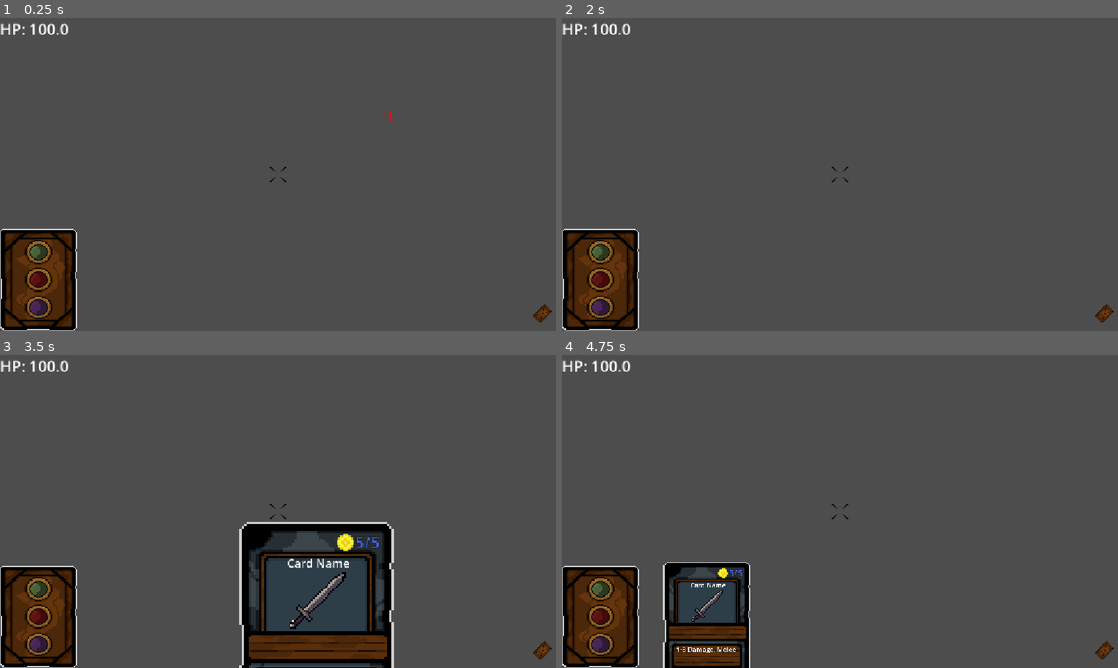
Above: before the commit, frames 1-4 (two rows, left to right).
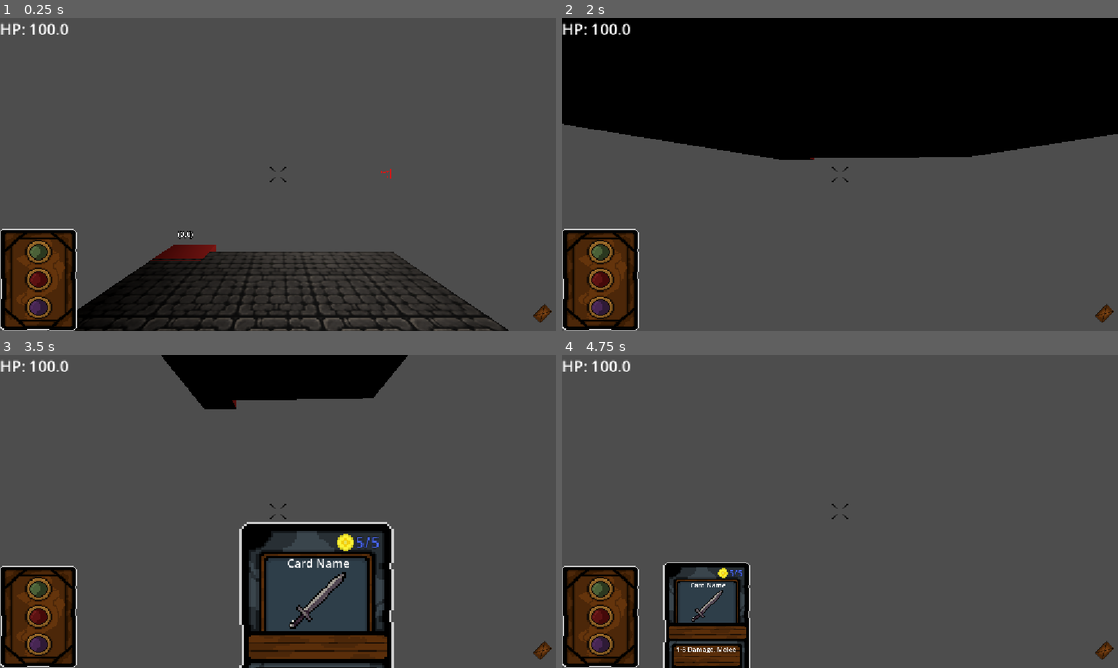
Above: after the commit, the same moments.

Repository: breitenbach128/dark-crawl
Game: Godot game, scene res://main.tscn
The game is run twice, just before and just after one commit, with the same random seed, the same clock (stepped at 60 frames per second) and the same inputs. Sound files missing from this copy of the repository are replaced by a short silence.
Inputs (mouse positions are in pixels of both pictures, inside the frame that each line leads up to):
- Up to frame 1 (0.25 s): no input
- Up to frame 2 (2 s): tap Enter at 0.5 s; move the mouse to (867, 174) at 0.52 s; hold Shift (dash) 0.53-1.28 s; hold W (move_forward) from 0.53 s (still down); click (867, 174) at 0.67 s; tap Space (jump) at 0.77, 1.25, 1.52 s; move the mouse to (812, 174) at 1.27 s; tap N (discard_card_force) at 1.35 s
- Up to frame 3 (3.5 s): keep holding W (move_forward); move the mouse to (289, 505) at 2.02 s; tap B (draw_card_force) at 2.1 s; move the mouse to (272, 517) at 2.77 s; tap E (select_next_card) at 2.85 s; click (272, 517) at 2.92 s; tap Space (jump) at 3.02 s
- Up to frame 4 (4.75 s): keep holding W (move_forward); move the mouse to (878, 514) at 3.52 s; hold Q (select_prev_card) 3.53-4.28 s; tap Space (jump) at 3.77, 4.52 s; move the mouse to (795, 508) at 4.27 s; tap Shift (dash) at 4.35 s

The runs differ from the first frame. In frame 1, 14% of the frame differs, in the area x 8-92%, y 29-100%; in frame 2, 42%, in the area x 0-100%, y 0-46%; in frame 3, 5.6%; in frame 4, nothing differs.

Commit message:
More state machine stuff and some attack code for enemies

Diff:
--- a/World/MapGenerator/dungeon_generator.gd
+++ b/World/MapGenerator/dungeon_generator.gd
@@ -6,7 +6,7 @@
 
 var map_size : Rect2i = Rect2i(0,0,10,10)
 var map_tiles : Array = []
-var tile_size: Vector2i = Vector2i(5,5) # 5m x 5m
+var tile_size: Vector2i = Vector2i(1,1) # 1m x 1m
 var room_list : Array[RoomData] = []
 var room_attempt_count : int = 3
 
@@ -14,7 +14,7 @@
 	astar_grid.region = map_size
 	astar_grid.cell_size = tile_size
 	astar_grid.diagonal_mode = AStarGrid2D.DIAGONAL_MODE_NEVER # Disable diagonals
-	astar_grid.heuristic = AStarGrid2D.HEURISTIC_MANHATTAN     # Best for 4-way grids
+	astar_grid.default_estimate_heuristic  = AStarGrid2D.HEURISTIC_MANHATTAN
 	astar_grid.update() #Required after change
 
 func set_cell(cell: CellData):
@@ -26,29 +26,60 @@
 	init_grid()
 	#Create map of empty tiles
 	for j in range(0,map_size.size.y):
+		var row_array = []
 		for i in range(0,map_size.size.x):
 			var cell = CellData.new()
 			cell.type = CellData.TILETYPE.EMPTY
 			cell.position = Vector2i(i,j)
-			map_tiles[i][j] = cell
+			#print(i," ",j)
+			row_array.append(cell)
+		map_tiles.append(row_array)
+
+	create_rooms()
 
 func create_rooms():
 	#Create X rooms of various sizes.
-	for i in range(0,3):
+	for rc in range(0,room_attempt_count):
+
 		#Create a room of random size, no bigger than half the map
 		var room = RoomData.new()
-		room.room_size = Vector2i(randi_range(1,floor(map_size.size.x/2)),randi_range(1,floor(map_size.size.y/2)))
+		room.rect = Rect2i(Vector2i(0,0),Vector2i(randi_range(1,floor(map_size.size.x/2)),randi_range(1,floor(map_size.size.y/2))))
+		#print("Creating Room ", rc, " size: ", room.rect)
 		var check_limit : int = 50 #Kill the loop after 50 attempts
 		var position_found : bool = false
 		while check_limit > 0 && !position_found:
 			check_limit -= 1 #Safety Net
-			room.position = Vector2i(randi_range(0,map_size.size.x),randi_range(0,map_size.size.y))
-			is_room_position_valid(room)
-	#carve them into the space
+			#try a position
+			room.rect.position.x = randi_range(0,map_size.size.x)
+			room.rect.position.y = randi_range(0,map_size.size.y)
+			if is_room_position_valid(room):
+				room_list.append(room)
+				position_found = true
+				print("Room position was valid: ",rc," ", room.rect)
+				#carve them into the space
+				for ry in room.rect.size.y:
+					for rx in room.rect.size.x:
+						map_tiles[rx+room.rect.position.x][ry+room.rect.position.y].type = CellData.TILETYPE.TILE
+						set_cell(map_tiles[rx][ry])
 
+
+	for j in range(0,map_size.size.y):
+		var strrow = ""
+		for i in range(0,map_size.size.x):
+			strrow+= str(map_tiles[i][j].type," , ")
+		print("ROW:", strrow)
 	#Pick exits on each room and connect to the closest room exit
 	pass
 
 func is_room_position_valid(room : RoomData):
-
+	if(room.rect.position.x > 0 &&
+	room.rect.position.y > 0 &&
+	room.rect.position.x+room.rect.size.x < map_size.size.x &&
+	room.rect.position.y+room.rect.size.y < map_size.size.y):
+		#Within Bounds of map
+		for r in room_list:
+			#Ensure it does not intersect another room. It can touch
+			if room.rect.intersects(r.rect):
+				return false
+		return true
 	return false
--- a/World/MapGenerator/room_data.gd
+++ b/World/MapGenerator/room_data.gd
@@ -2,6 +2,5 @@
 class_name RoomData
 
 var room_id : int = -1 #ID of the room for reference
-var position : Vector2i = Vector2i(0,0)
-var room_size : Vector2i = Vector2i(4,4)
+var rect : Rect2i = Rect2i(0,0,1,1)
 var exit_locations : Array[Vector2i] = []
--- a/main.tscn
+++ b/main.tscn
@@ -2,7 +2,10 @@
 
 [ext_resource type="Script" uid="uid://ee4pxhsr44o6" path="res://main.gd" id="1_272bh"]
 [ext_resource type="PackedScene" uid="uid://bxrtx5xxoe0y8" path="res://Player/player.tscn" id="3_h2yge"]
+[ext_resource type="PackedScene" uid="uid://cgstlgm26l3is" path="res://World/Floors/floor_5x5.tscn" id="5_7mycd"]
 [ext_resource type="Script" uid="uid://2k23cc4nm7u4" path="res://Zones/KillZone.gd" id="5_lquwl"]
+[ext_resource type="Script" uid="uid://cbsufhsn140b2" path="res://World/MapGenerator/dungeon_generator.gd" id="7_272bh"]
+[ext_resource type="PackedScene" uid="uid://dhvchogc4p288" path="res://World/exit_marker.tscn" id="8_5vw27"]
 [ext_resource type="PackedScene" uid="uid://bfa5o3hiytvfv" path="res://Effects/TestFrame.tscn" id="9_kek77"]
 
 [sub_resource type="BoxShape3D" id="BoxShape3D_1bvp3"]
@@ -51,4 +54,17 @@
 
 [node name="Rooms" type="Node3D" parent="." unique_id=1858941957]
 
+[node name="Floor_5x5" parent="." unique_id=906401327 instance=ExtResource("5_7mycd")]
+transform = Transform3D(1, 0, 0, 0, 1, 0, 0, 0, 1, 0, -0.5, 0)
+
+[node name="ExitMarker" parent="." unique_id=2049237436 instance=ExtResource("8_5vw27")]
+transform = Transform3D(1, 0, 0, 0, 1, 0, 0, 0, 1, -2, -0.5, -2.5)
+
+[node name="ExitMarker2" parent="." unique_id=158279690 instance=ExtResource("8_5vw27")]
+transform = Transform3D(1, 0, 0, 0, 1, 0, 0, 0, 1, 2.5, -0.5, 2)
+
+[node name="DungeonGenerator" type="Node" parent="." unique_id=1871517425]
+script = ExtResource("7_272bh")
+metadata/_custom_type_script = "uid://cbsufhsn140b2"
+
 [connection signal="body_entered" from="KillZone" to="KillZone" method="_on_body_entered"]
